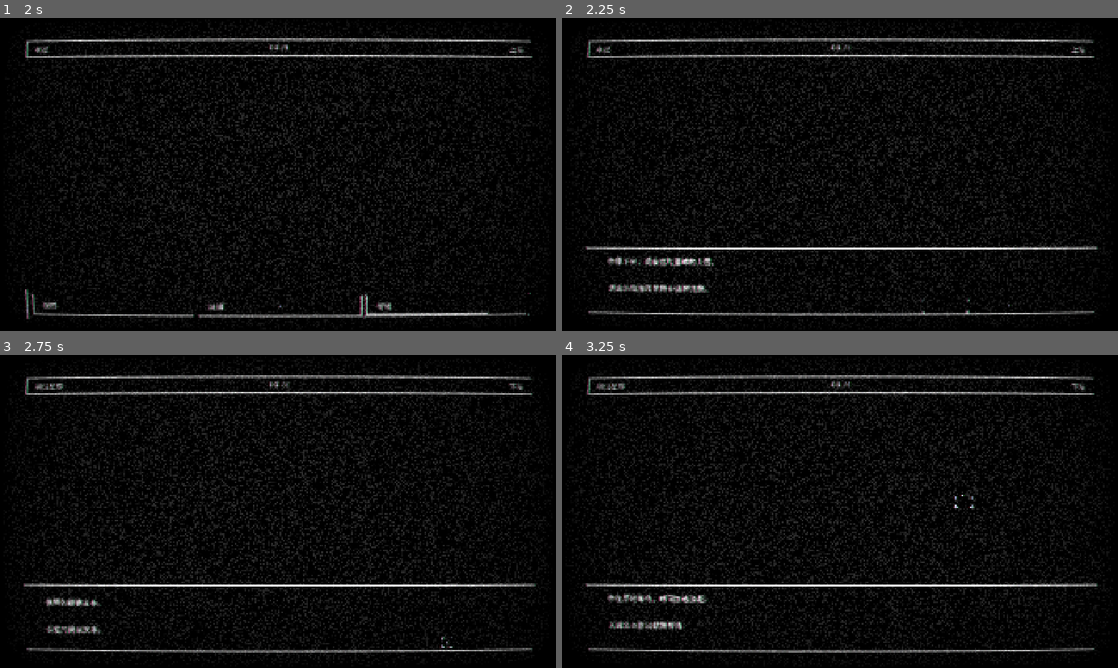
Above: before the commit, frames 1-4 (two rows, left to right).
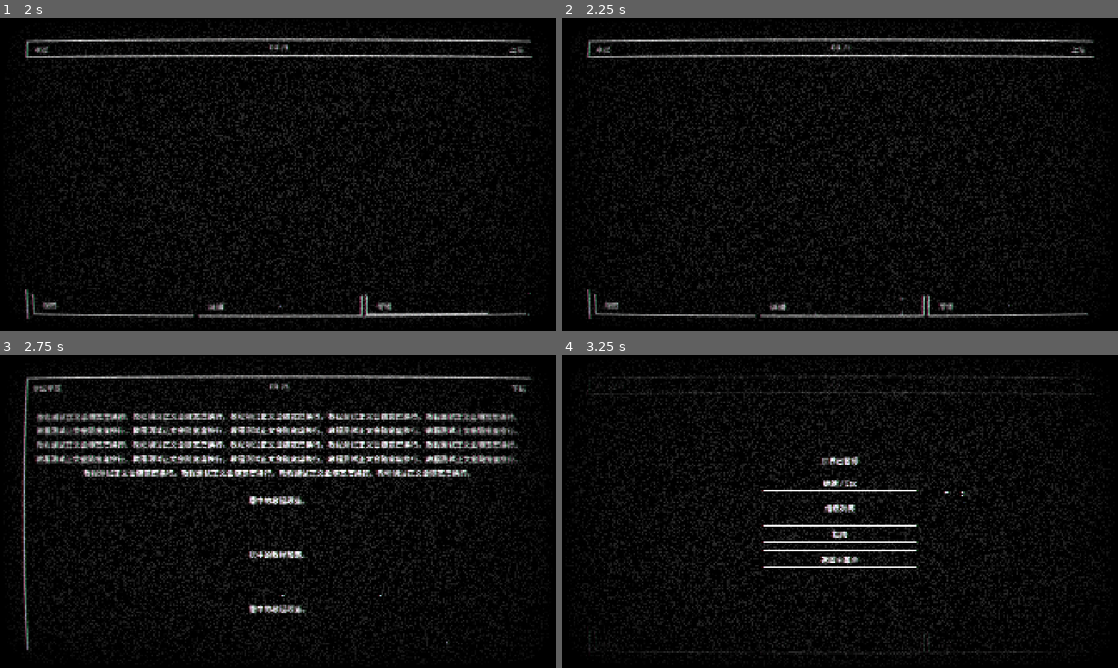
Above: after the commit, the same moments.

Repository: widemind/godot_aiworld
Game: Godot game, scene res://tests/planet_exploration_ui_test.tscn
Same seed, same stepped clock (60 frames per second), same inputs: the game is played once before the commit and once after it. This scene is started directly instead of the project's main scene.
Inputs (mouse positions are in pixels of both pictures, inside the frame that each line leads up to):
- Up to frame 1 (2 s): click "观察" at 0.5 s; click "探测" at 1.25 s
- Up to frame 2 (2.25 s): click "等待" at 2 s
- Up to frame 3 (2.75 s): no input
- Up to frame 4 (3.25 s): tap Enter (ui_accept) at 2.75, 3.02 s; move the mouse to (962, 495) at 2.77 s; tap Space at 2.85 s; click (962, 495) at 2.92 s

Frame 1 is identical in both runs. In frame 2, 3.1% of the frame differs, in the area x 4-97%, y 72-97%; in frame 3, 13%, in the area x 3-97%, y 8-96%; in frame 4, 5.5%.
Error before the commit: Attempt to call function 'close' in base 'null instance' on a null instance. (res://scripts/ui/planet_exploration_ui.gd:170)

Commit message:
指南UI

Diff:
--- a/scenes/ui/exploration/planet_exploration_ui.tscn
+++ b/scenes/ui/exploration/planet_exploration_ui.tscn
@@ -5,6 +5,7 @@
 [ext_resource type="Script" uid="uid://b0ey6v160yc3g" path="res://scripts/effect/cursor_frame_button.gd" id="3_cursor"]
 [ext_resource type="Theme" uid="uid://cawvok3tinuh7" path="res://resources/ui/planet_exploration_theme.tres" id="4_theme"]
 [ext_resource type="PackedScene" path="res://scenes/ui/information/information_list.tscn" id="5_information"]
+[ext_resource type="PackedScene" path="res://scenes/ui/guide/guide_ui.tscn" id="6_guide"]
 
 [node name="PlanetExplorationUI" type="Control"]
 process_mode = 3
@@ -241,6 +242,11 @@
 unique_name_in_owner = true
 layout_mode = 1
 
+[node name="GuideUI" parent="." instance=ExtResource("6_guide")]
+unique_name_in_owner = true
+layout_mode = 1
+
+[connection signal="closed" from="GuideUI" to="." method="_on_guide_closed"]
 [connection signal="closed" from="InformationList" to="." method="_on_information_list_closed"]
 [connection signal="action_requested" from="ActionBar/Buttons/ObserveButton" to="." method="_on_action_requested"]
 [connection signal="button_down" from="ActionBar/Buttons/ObserveButton" to="ActionBar/Buttons/ObserveButton" method="_begin_hold"]
@@ -258,3 +264,5 @@
 [connection signal="pressed" from="PauseModal/Panel/Column/InformationListButton" to="." method="_on_information_list_pressed"]
 [connection signal="pressed" from="PauseModal/Panel/Column/GuideButton" to="." method="_on_guide_pressed"]
 [connection signal="pressed" from="PauseModal/Panel/Column/MainMenuButton" to="." method="_on_main_menu_pressed"]
+
+[editable path="GuideUI"]
--- a/scenes/ui/guide/guide_ui.tscn
+++ b/scenes/ui/guide/guide_ui.tscn
@@ -93,5 +93,3 @@
 text = "指南文本"
 horizontal_alignment = 1
 autowrap_mode = 3
-
-[editable path="Frame/Body/GuideScroll/GuideText"]
--- a/tests/planet_exploration_ui_test.gd
+++ b/tests/planet_exploration_ui_test.gd
@@ -80,6 +80,7 @@
 	_check(not _ui.is_text_open(), "仅匹配地点与操作的规则出现文本")
 	WorldState.apply_changes({&"planet_name": "测试星球", &"planet_layer": "下层"}, &"surface")
 	_check(_ui.planet_label.text == "测试星球" and _ui.layer_label.text == "下层", "地点与层级随世界状态刷新")
+	await _test_guide()
 	await _test_information_list()
 	# 循环结束时替换普通文本，关闭后正确重置。
 	var loop_before := WorldTime.loop_index
@@ -208,8 +209,12 @@
 	_ui._on_information_list_pressed()
 	await get_tree().process_frame
 	_check(page.scroll.scroll_vertical == 0, "重开列表从最新文本开始")
-	await _click(page.back_button.get_global_rect().get_center(), 0.02)
-	_check(not page.visible and get_tree().paused, "返回按钮回到暂停菜单")
+	if page.back_button.is_visible_in_tree():
+		await _click(page.back_button.get_global_rect().get_center(), 0.02)
+	else:
+		await _send(_key(KEY_ESCAPE, true))
+		await _send(_key(KEY_ESCAPE, false))
+	_check(not page.visible and get_tree().paused, "列表返回暂停菜单（兼容编辑器隐藏返回按钮）")
 	PauseController.set_paused(false)
 	_ui.close_text()
 	WorldState.apply_changes({&"in_space": true}, &"space")
@@ -232,6 +237,71 @@
 	_ui.close_text()
 	await get_tree().process_frame
 	_check(WorldState.get_collected_information().size() == count, "信息记录跨世界循环保留")
+	WorldTime.set_process(true)
+
+
+func _test_guide() -> void:
+	WorldTime.set_process(false)
+	var page := _ui.guide
+	var author_text := page.tutorial.text
+	page.tutorial.text = "教程测试正文会随宽度换行。".repeat(24) + "\n\n居中的教程段落。\n\n".repeat(40)
+	_ui.show_text("保留的游戏正文。\n\n".repeat(40))
+	await get_tree().process_frame
+	await get_tree().process_frame
+	_ui.narrative.get_v_scroll_bar().value = 80
+	var reading_position := _ui.narrative.get_v_scroll_bar().value
+	var time_before := WorldTime.elapsed_seconds
+	var information_count := WorldState.get_collected_information().size()
+	PauseController.set_paused(true)
+	await _click(_ui.get_node("%GuideButton").get_global_rect().get_center(), 0.02)
+	_check(page.visible and not _ui.pause_modal.visible and get_tree().paused, "指南按钮打开指南并保持世界暂停")
+	_check(page.location_label.text == "测试星球" and page.layer_label.text == "下层" \
+		and page.clock_label.text == _ui.clock_label.text, "指南标题显示打开时的时间与地点")
+	_check(page.tutorial.horizontal_alignment == HORIZONTAL_ALIGNMENT_CENTER, "教程正文居中对齐")
+	_check(page.tutorial.text.contains("教程测试正文"), "打开指南保留作者填写的正文")
+	await get_tree().process_frame
+	await _send(_mouse(MOUSE_BUTTON_WHEEL_DOWN, true, page.scroll.get_global_rect().get_center()))
+	_check(page.scroll.scroll_vertical > 0 and page.visible, "暂停中可滚动长教程")
+	_check(not page.scroll.get_v_scroll_bar().visible, "教程滚动条隐藏")
+	WorldTime._process(1.0)
+	_check(WorldTime.elapsed_seconds == time_before, "阅读指南不推进世界时间")
+	_ui.set_location("其他星球", "一层")
+	_ui._on_time_changed(0.0, 123.0)
+	_check(page.location_label.text == "测试星球" and page.clock_label.text != "02:03", "指南标题保持打开时的快照")
+	var original_scale_size := get_window().content_scale_size
+	var original_height := page.tutorial.size.y
+	get_window().content_scale_size = Vector2i(960, 540)
+	await get_tree().process_frame
+	await get_tree().process_frame
+	_check(page.tutorial.size.y > original_height and page.tutorial.size.x <= page.scroll.size.x, "窄窗口教程自动换行且不横向溢出")
+	get_window().content_scale_size = original_scale_size
+	await get_tree().process_frame
+	await get_tree().process_frame
+	await _send(_key(KEY_ESCAPE, true))
+	var repeat_escape := _key(KEY_ESCAPE, true)
+	repeat_escape.echo = true
+	await _send(repeat_escape)
+	await _send(_key(KEY_ESCAPE, false))
+	_check(not page.visible and _ui.pause_modal.visible and get_tree().paused, "Esc 及重复输入仅返回暂停菜单")
+	_check(_ui.is_text_open() and _ui.narrative.get_v_scroll_bar().value == reading_position, "指南返回保留原游戏阅读位置")
+	_ui._on_guide_pressed()
+	await get_tree().process_frame
+	_check(page.scroll.scroll_vertical == 0, "重新打开教程从顶部开始")
+	PauseController.set_paused(false)
+	_check(not page.visible and not _ui.pause_modal.visible, "外部恢复游戏会关闭指南")
+	_ui.close_text()
+	WorldState.apply_changes({&"in_space": true}, &"space")
+	PauseController.set_paused(true)
+	_ui._on_guide_pressed()
+	_check(page.location_label.text == "太空" and page.layer_label.text.is_empty(), "指南在太空显示太空并隐藏层级")
+	await _send(_key(KEY_ENTER, true))
+	await _send(_key(KEY_ENTER, false))
+	_check(not page.visible and get_tree().paused, "确认键返回不会穿透并恢复游戏")
+	PauseController.set_paused(false)
+	page.tutorial.text = author_text
+	WorldState.apply_changes({&"in_space": false, &"planet_name": "测试星球", &"planet_layer": "下层"}, &"surface")
+	_ui._on_time_changed(0.0, WorldTime.elapsed_seconds)
+	_check(WorldState.get_collected_information().size() == information_count, "指南不作为获取信息加入列表")
 	WorldTime.set_process(true)
 
 
Not shown, added: scripts/ui/guide_ui.gd.uid
Not shown, changed: README.md
Not shown, added: docs/guide_ui.md
Not shown, changed: docs/planet_exploration_ui.md
